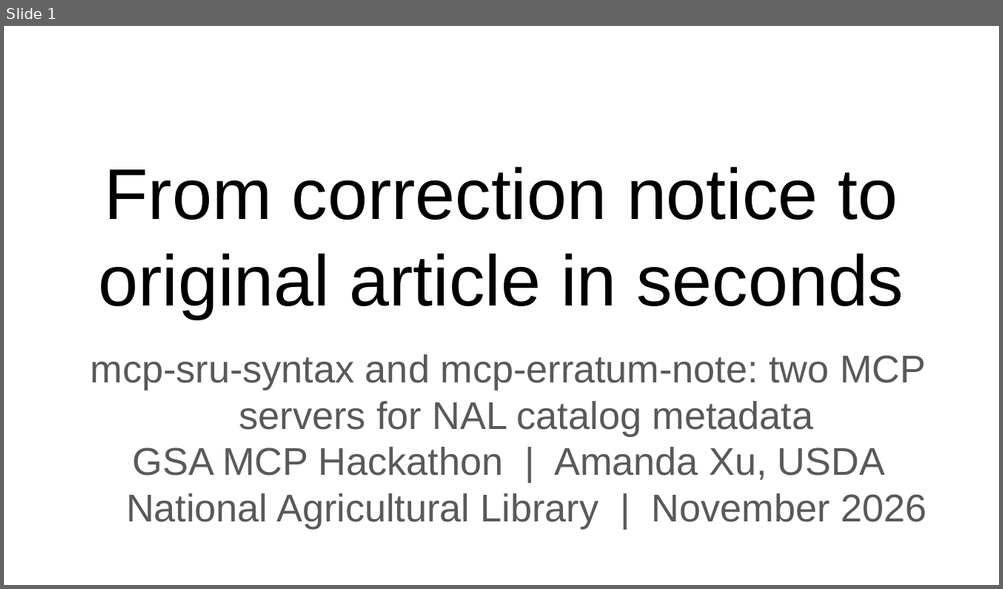
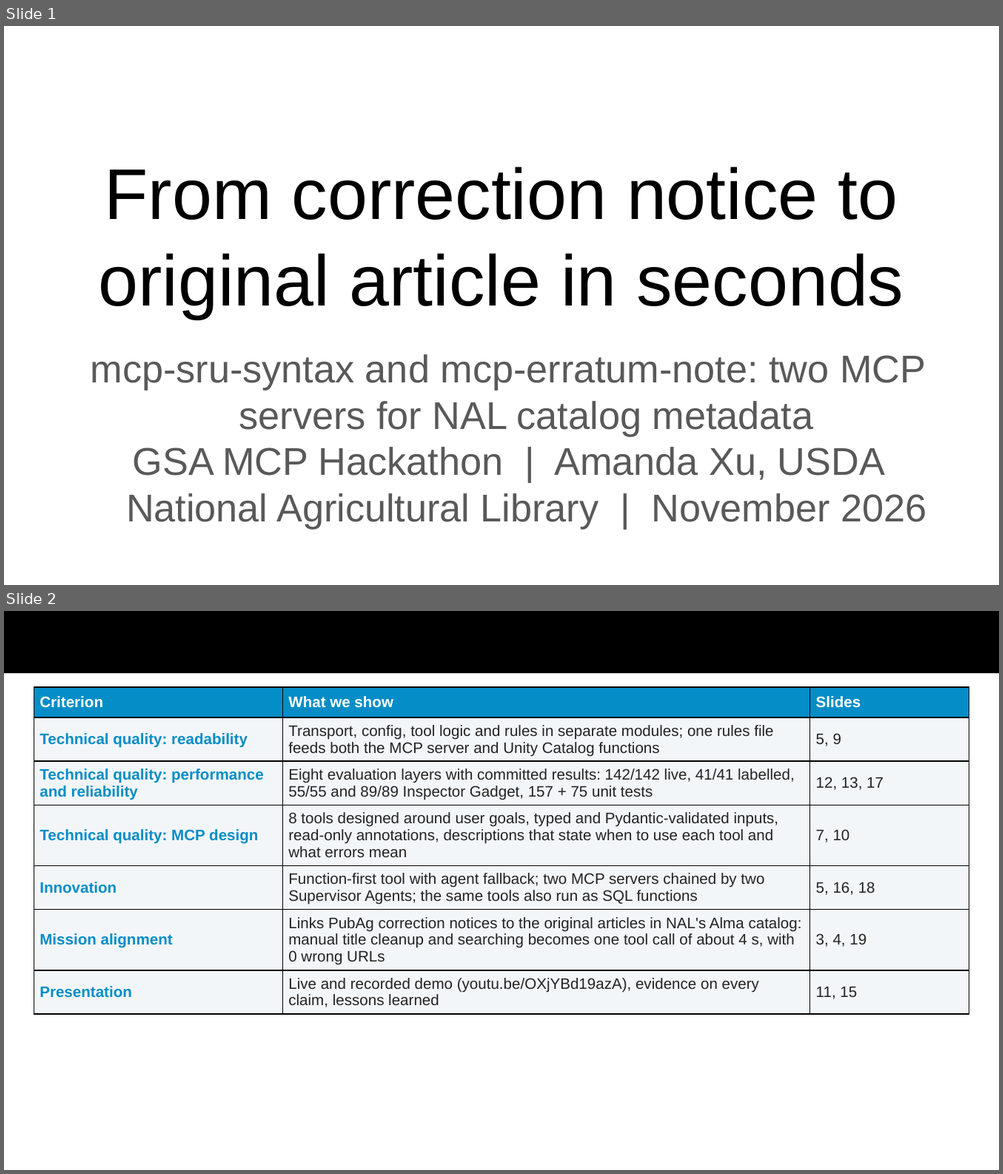
Before and after one commit to AmandaZXu-USDA/NAL, a slide deck: submission/GSA-MCP-Hackathon-mcp-sru-syntax.pptx. Shown one above the other, each under a label of ours: slide 1 before the commit, slides 1 and 2 after it. The pictures are 1003x589 and 1003x1174 pixels, drawn with LibreOffice and Linux fonts; fonts in the diff are those of the drawing. Boxes give left, top, right and bottom in pixels: in the first picture for what was removed or moved away, otherwise in the second. Text is boxed around its words. In the diff, an @@ line names an element or a change of style, - is before the commit and + after.

Commit message:
Presentation refined to the judging criteria: 20 slides with a criteria map, code organization and agent-goal tool design slides, eight-layer evaluation setup, current numbers (157 + 75 tests, 142/142, 41/41) and the two-app Playground demo

```diff
--- a/submission/GSA-MCP-Hackathon-mcp-sru-syntax.pptx
+++ b/submission/GSA-MCP-Hackathon-mcp-sru-syntax.pptx
@@ slide 2 added at box(4, 611, 999, 1170), background #FFFFFF @@
@@ title added at box(4, 611, 999, 674), fill #000000 @@
@@ table added at box(34, 687, 969, 1105), 7 rows, 3 columns @@
+Criterion | What we show | Slides
+Technical quality: readability | Transport, config, tool logic and rules in separate modules; one rules file feeds both the MCP server and Unity Catalog functions | 5, 9
+Technical quality: performance and reliability | Eight evaluation layers with committed results: 142/142 live, 41/41 labelled, 55/55 and 89/89 Inspector Gadget, 157 + 75 unit tests | 12, 13, 17
+Technical quality: MCP design | 8 tools designed around user goals, typed and Pydantic-validated inputs, read-only annotations, descriptions that state when to use each tool and what errors mean | 7, 10
+Innovation | Function-first tool with agent fallback; two MCP servers chained by two Supervisor Agents; the same tools also run as SQL functions | 5, 16, 18
+Mission alignment | Links PubAg correction notices to the original articles in NAL's Alma catalog: manual title cleanup and searching becomes one tool call of about 4 s, with 0 wrong URLs | 3, 4, 19
+Presentation | Live and recorded demo (youtu.be/OXjYBd19azA), evidence on every claim, lessons learned | 11, 15
```
Also in this commit, not shown: 7 slides changed, 2 other slides added, 1 other file.
